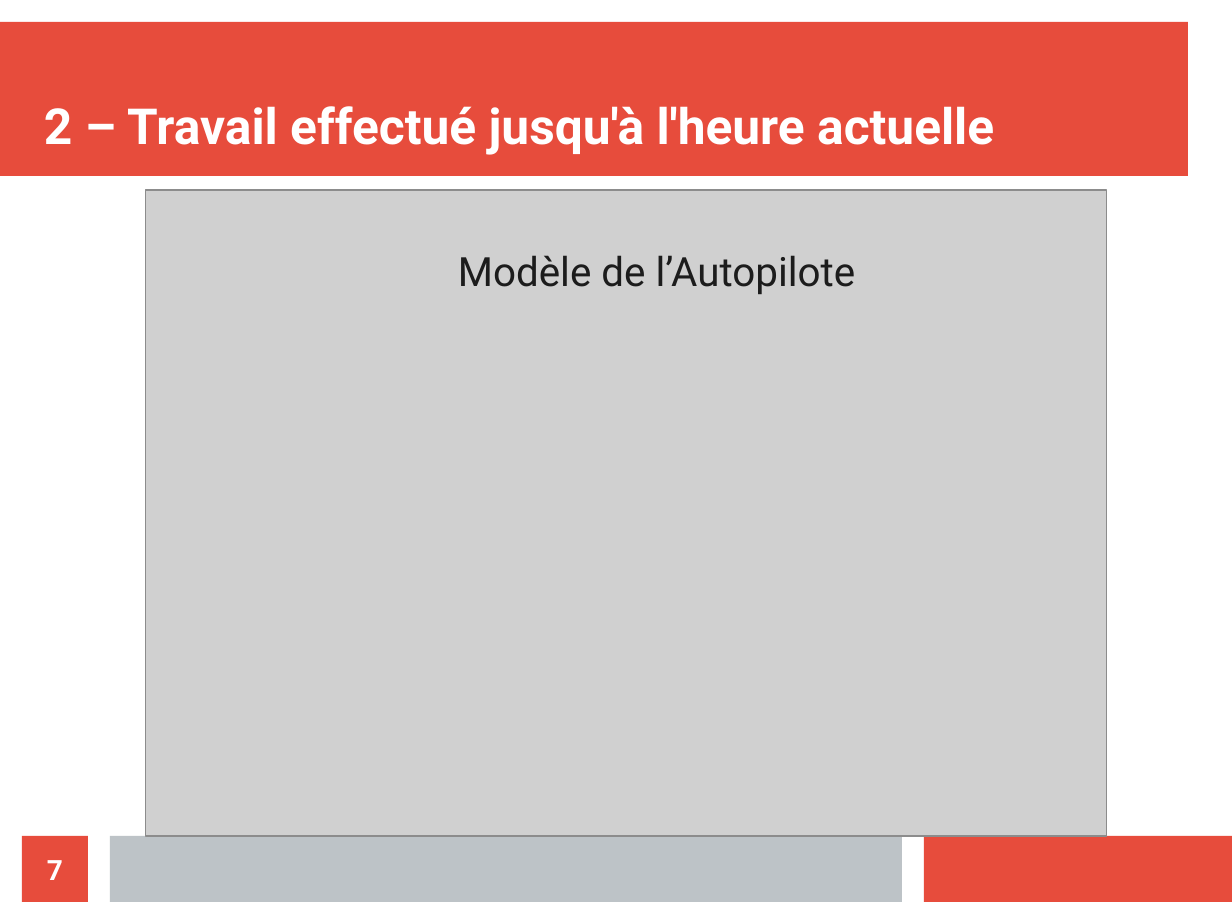
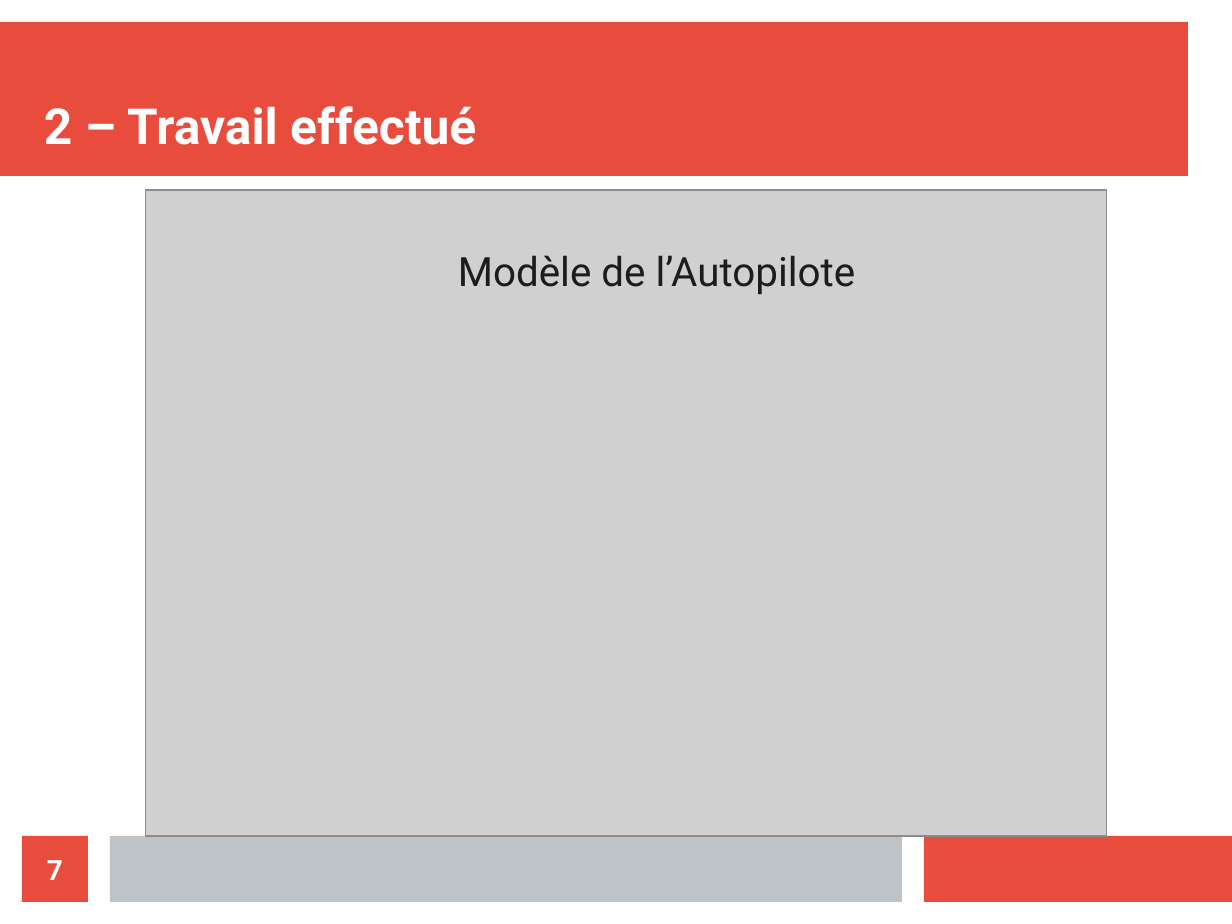
Before and after one commit to athmanmekh/AuttoPIlote-X-OPEN-PILOT, a slide deck: slide 7 of presentation/presentation 3/diapoPresentation (1).odp. Drawn at 1232x924 pixels with LibreOffice and Linux fonts; fonts in the diff are those of the drawing; grey boxes stand for pictures. Boxes give left, top, right and bottom in pixels: in the first picture for what was removed or moved away, otherwise in the second. Text is boxed around its words. In the diff, an @@ line names an element or a change of style, - is before the commit and + after.

```diff
--- a/presentation/presentation 3/diapoPresentation (1).odp
+++ b/presentation/presentation 3/diapoPresentation (1).odp
@@ title at (44, 106, 476, 145): text changed @@
-2 – Travail effectué jusqu'à l'heure actuelle
+2 – Travail effectué
```
Also in this commit, not shown: 7 other slides changed, 1 slide added, 1 slide removed, 7 other files.
